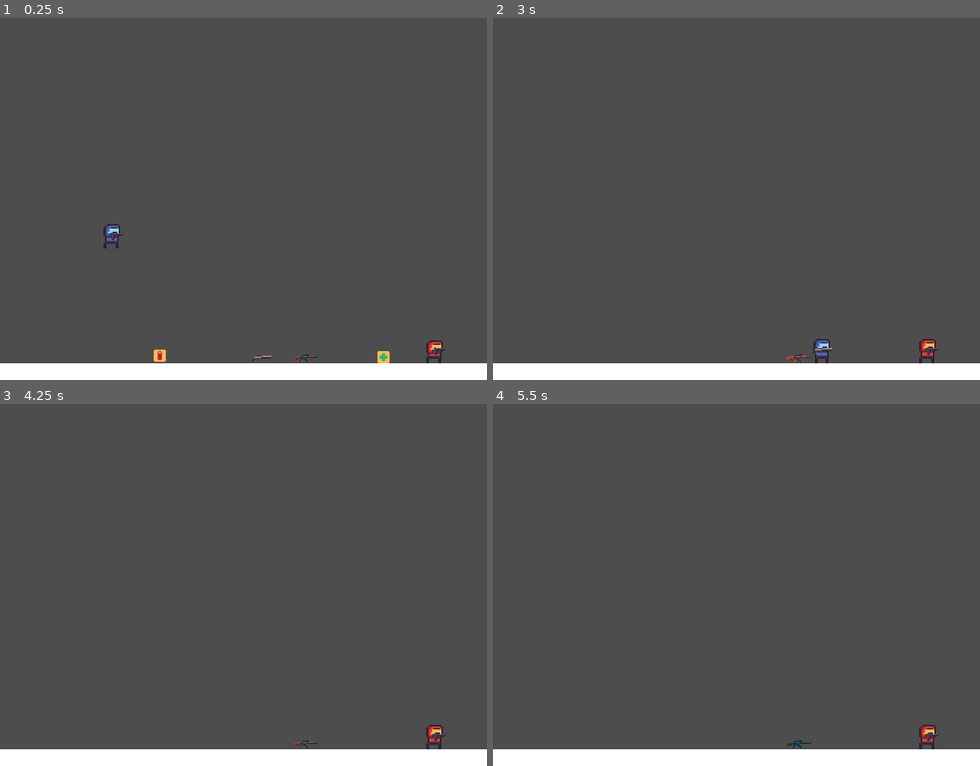
Above: before the commit, frames 1-4 (two rows, left to right).
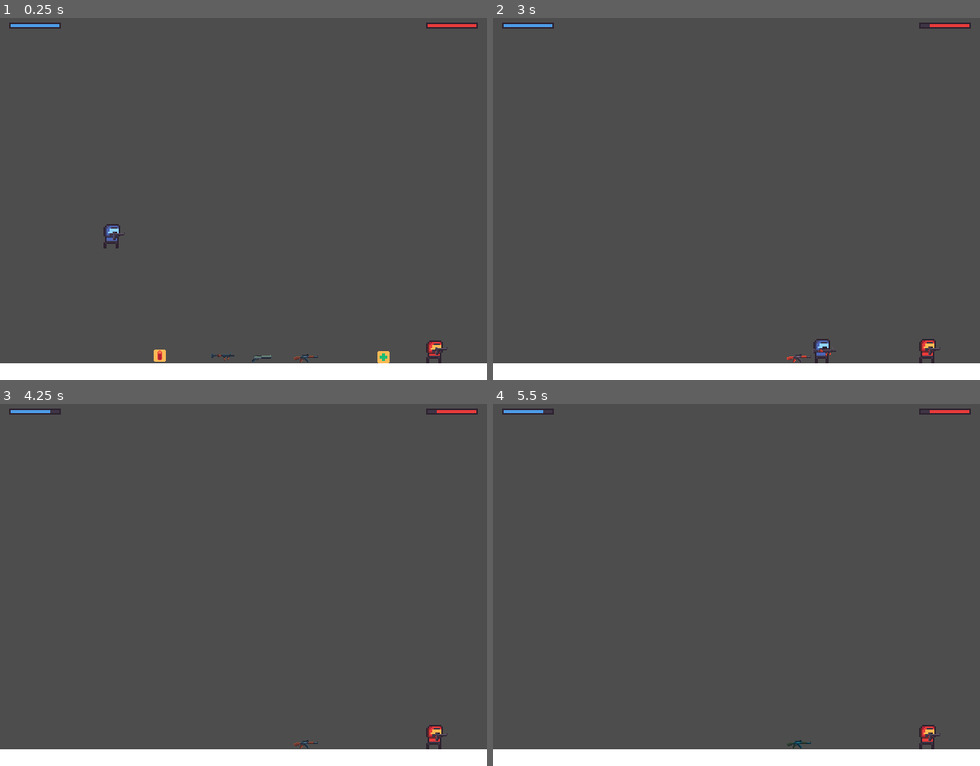
Above: after the commit, the same moments.

Repository: dm1nh/gunbattle
Game: Godot game, scene res://scenes/main.tscn
Two runs of this game, one before a commit and one after it. Both use one fixed random seed, a clock stepped at 60 frames per second and the inputs below.
Inputs:
- Up to frame 1 (0.25 s): no input
- Up to frame 2 (3 s): hold D (b_right) 0.53-2.03 s; tap F (b_fire) at 0.6 s; tap W (b_jump) at 0.77, 1.52 s; tap S (b_get_box) at 1.35 s; hold A (b_left) 2.03-2.78 s; tap H (b_swap_weapon) at 2.1 s; hold D (b_right) from 2.78 s (still down); tap G (b_throw_grenade) at 2.85 s
- Up to frame 3 (4.25 s): keep holding D (b_right); tap W (b_jump) at 3.02, 3.77 s; tap / (r_fire) at 3.6 s
- Up to frame 4 (5.5 s): tap Enter at 4.25 s; release D (b_right) at 4.28 s; hold A (b_left) 4.28-5.03 s; tap Down (r_get_box) at 4.35 s; tap W (b_jump) at 4.52 s; hold D (b_right) from 5.03 s (still down); tap , (r_swap_weapon) at 5.1 s

The runs differ from the first frame. In frame 1, 0.4% of the frame differs, in the area x 1-99%, y 1-96%; in frame 2, 0.4%; in frame 3, 0.3%; in frame 4, 0.3%.

Commit message:
feat: show health bars

Diff:
--- a/globals/globals.gd
+++ b/globals/globals.gd
@@ -1,4 +1,7 @@
 extends Node
+
+signal blue_health_change
+signal red_health_change
 
 const MAX_HP: int = 100
 
@@ -7,12 +10,14 @@
 		return blue_health
 	set(value):
 		blue_health = clamp(value, 0, MAX_HP)
+		blue_health_change.emit()
 
 var red_health: int = MAX_HP:
 	get:
 		return red_health
 	set(value):
 		red_health = clamp(value, 0, MAX_HP)
+		red_health_change.emit()
 
 const MAX_GRENADES: int = 3
 
--- a/scenes/boxes/weapons/weapon_box.tscn
+++ b/scenes/boxes/weapons/weapon_box.tscn
@@ -36,6 +36,7 @@
 libraries = {
 "": SubResource("AnimationLibrary_7533v")
 }
+autoplay = "breathing"
 
 [connection signal="body_entered" from="." to="." method="_on_body_entered"]
 [connection signal="body_exited" from="." to="." method="_on_body_exited"]
--- /dev/null
+++ b/scenes/interfaces.gd
@@ -0,0 +1,13 @@
+extends CanvasLayer
+
+func _ready():
+	Globals.connect("blue_health_change", _on_blue_health_change)
+	Globals.connect("red_health_change", _on_red_health_change)
+	_on_blue_health_change()
+	_on_red_health_change()
+
+func _on_blue_health_change():
+	$PlayerBlueHealthBar.value = Globals.blue_health
+
+func _on_red_health_change():
+	$PlayerRedHealthBar.value = Globals.red_health
--- /dev/null
+++ b/scenes/interfaces.tscn
@@ -0,0 +1,39 @@
+[gd_scene load_steps=6 format=3 uid="uid://cj1a83nppu01t"]
+
+[ext_resource type="Texture2D" uid="uid://ui0codmdh52m" path="res://graphics/interfaces/bar_under.png" id="1_igojt"]
+[ext_resource type="Script" path="res://scenes/interfaces.gd" id="1_sw04l"]
+[ext_resource type="Texture2D" uid="uid://b6bmcs5bu3uxr" path="res://graphics/interfaces/bar_over.png" id="2_c5q88"]
+[ext_resource type="Texture2D" uid="uid://bmb7jshutnc4" path="res://graphics/interfaces/blue_bar.png" id="3_qqrj7"]
+[ext_resource type="Texture2D" uid="uid://27t8aryan4vr" path="res://graphics/interfaces/red_bar.png" id="4_ofsow"]
+
+[node name="Interfaces" type="CanvasLayer"]
+script = ExtResource("1_sw04l")
+
+[node name="PlayerBlueHealthBar" type="TextureProgressBar" parent="."]
+anchors_preset = -1
+anchor_left = 0.02
+anchor_top = 0.02
+anchor_right = 0.02
+anchor_bottom = 0.02
+offset_right = 34.0
+offset_bottom = 4.0
+value = 80.0
+texture_under = ExtResource("1_igojt")
+texture_over = ExtResource("2_c5q88")
+texture_progress = ExtResource("3_qqrj7")
+
+[node name="PlayerRedHealthBar" type="TextureProgressBar" parent="."]
+anchors_preset = -1
+anchor_left = 1.0
+anchor_top = 0.02
+anchor_right = 1.0
+anchor_bottom = 0.02
+offset_left = -40.0
+offset_right = -6.0
+offset_bottom = 4.0
+grow_horizontal = 0
+value = 50.0
+fill_mode = 1
+texture_under = ExtResource("1_igojt")
+texture_over = ExtResource("2_c5q88")
+texture_progress = ExtResource("4_ofsow")
--- a/scenes/main.tscn
+++ b/scenes/main.tscn
@@ -7,6 +7,8 @@
 [ext_resource type="PackedScene" uid="uid://bo71ys4cs71bu" path="res://scenes/boxes/items/ammo_box.tscn" id="5_utvd4"]
 [ext_resource type="PackedScene" uid="uid://b0avhbrnehd15" path="res://scenes/players/player_red.tscn" id="6_kmjfw"]
 [ext_resource type="PackedScene" uid="uid://bg61vum38lcl0" path="res://scenes/boxes/weapons/shotgun_box.tscn" id="7_jcs4k"]
+[ext_resource type="PackedScene" uid="uid://cj1a83nppu01t" path="res://scenes/interfaces.tscn" id="8_l62rt"]
+[ext_resource type="PackedScene" uid="uid://bh0l3wmsigd5y" path="res://scenes/boxes/weapons/rocket_launcher_box.tscn" id="9_8oh6j"]
 
 [sub_resource type="RectangleShape2D" id="RectangleShape2D_pugtf"]
 size = Vector2(480, 11)
@@ -55,3 +57,8 @@
 
 [node name="ShotgunBox" parent="." instance=ExtResource("7_jcs4k")]
 position = Vector2(172, 226)
+
+[node name="Interfaces" parent="." instance=ExtResource("8_l62rt")]
+
+[node name="RocketLauncherBox" parent="." instance=ExtResource("9_8oh6j")]
+position = Vector2(146, 224)
--- a/scenes/players/player.gd
+++ b/scenes/players/player.gd
@@ -9,6 +9,17 @@
 var state: PlayerState = PlayerState.Idle
 var jump_count: int = 0
 var direction: Vector2 = Vector2.RIGHT
+
+var hp: int = Globals.blue_health:
+	get:
+		return Globals.blue_health if name == "PlayerBlue" else Globals.red_health
+	set(value):
+		var points = clamp(value, 0, Globals.MAX_HP)
+		hp = points
+		if name == "PlayerBlue":
+			Globals.blue_health = points
+		else:
+			Globals.red_health = points
 
 var primary_weapon: Type.Weapon = Type.Weapon.None
 var secondary_weapon: Type.Weapon = Type.Weapon.Handgun
@@ -55,6 +66,7 @@
 		velocity.x = movement_direction * SPEED
 		$Sprite2D.flip_h = movement_direction < 0
 		$Weapon.scale.x = direction.x
+		$Weapon.z_index = -1 if movement_direction < 0 else 1
 	else:
 		state = PlayerState.Idle
 		velocity.x = move_toward(velocity.x, 0, SPEED) # make the players face the current direction
@@ -108,12 +120,12 @@
 
 func get_item(type: Type.Item, amount: int):
 	if type == Type.Item.Health:
-		print("healing")
+		hp += amount
 	elif type == Type.Item.Ammo:
 		print("get more ammo")
 
 func hit(damage: int):
-	print("hp minus ", damage)
+	hp -= damage
 
 func _on_wait_get_weapon_box(box: Area2D, weapon: Type.Weapon, primary: bool):
 	if Input.is_action_just_pressed(get_box_input):
--- /dev/null
+++ b/scenes/projecttiles/rocket.gd
@@ -0,0 +1,4 @@
+extends Projecttile
+
+func _ready():
+	speed = 200
--- a/scenes/projecttiles/rocket.tscn
+++ b/scenes/projecttiles/rocket.tscn
@@ -1,7 +1,8 @@
-[gd_scene load_steps=6 format=3 uid="uid://c8l6d0pi5bw44"]
+[gd_scene load_steps=7 format=3 uid="uid://c8l6d0pi5bw44"]
 
 [ext_resource type="PackedScene" uid="uid://deqhfmnxmc7j0" path="res://scenes/projecttiles/projecttile.tscn" id="1_51d7r"]
 [ext_resource type="Texture2D" uid="uid://chffo4f700b8g" path="res://graphics/projecttiles/rocket.png" id="2_arslx"]
+[ext_resource type="Script" path="res://scenes/projecttiles/rocket.gd" id="2_vs5gd"]
 [ext_resource type="Texture2D" uid="uid://dvue6slysgusv" path="res://graphics/projecttiles/particles/circle.png" id="3_tu0ue"]
 
 [sub_resource type="CapsuleShape2D" id="CapsuleShape2D_dslxy"]
@@ -13,23 +14,25 @@
 emission_shape = 1
 emission_sphere_radius = 2.0
 gravity = Vector3(-50, 0, 0)
-scale_min = 0.2
-scale_max = 0.5
+scale_min = 0.4
+scale_max = 0.8
 
 [node name="Rocket" instance=ExtResource("1_51d7r")]
+script = ExtResource("2_vs5gd")
 
 [node name="Sprite2D" parent="." index="0"]
+position = Vector2(4, 0)
 scale = Vector2(0.5, 0.5)
 texture = ExtResource("2_arslx")
 
 [node name="CollisionShape2D" parent="." index="1"]
-position = Vector2(1, 0)
+position = Vector2(5, 0)
 rotation = 1.5708
 shape = SubResource("CapsuleShape2D_dslxy")
 
 [node name="GPUParticles2D" type="GPUParticles2D" parent="." index="2"]
 modulate = Color(1, 1, 0.498039, 1)
-position = Vector2(-4, 0)
-amount = 6
+position = Vector2(-1, 0)
+amount = 16
 process_material = SubResource("ParticleProcessMaterial_2rvs7")
 texture = ExtResource("3_tu0ue")
--- a/scenes/weapons/ak.tscn
+++ b/scenes/weapons/ak.tscn
@@ -8,8 +8,9 @@
 script = ExtResource("2_uxaco")
 
 [node name="Sprite2D" parent="." index="0"]
+position = Vector2(2, 0)
 scale = Vector2(0.5, 0.5)
 texture = ExtResource("2_44bcv")
 
 [node name="Marker2D" parent="." index="1"]
-position = Vector2(10, -1)
+position = Vector2(12, -1)
--- a/scenes/weapons/crossbow.tscn
+++ b/scenes/weapons/crossbow.tscn
@@ -12,4 +12,4 @@
 texture = ExtResource("2_ja6kx")
 
 [node name="Marker2D" parent="." index="1"]
-position = Vector2(10, 0)
+position = Vector2(11, 0)
--- a/scenes/weapons/handgun.tscn
+++ b/scenes/weapons/handgun.tscn
@@ -8,9 +8,9 @@
 script = ExtResource("2_5aea5")
 
 [node name="Sprite2D" parent="." index="0"]
-position = Vector2(3, 0)
+position = Vector2(4, 0)
 scale = Vector2(0.5, 0.5)
 texture = ExtResource("2_i3spx")
 
 [node name="Marker2D" parent="." index="1"]
-position = Vector2(9, -1)
+position = Vector2(11, -1)
--- a/scenes/weapons/rocket_launcher.tscn
+++ b/scenes/weapons/rocket_launcher.tscn
@@ -8,8 +8,9 @@
 script = ExtResource("2_jbhnc")
 
 [node name="Sprite2D" parent="." index="0"]
+position = Vector2(1, 0)
 scale = Vector2(0.5, 0.5)
 texture = ExtResource("2_n86ym")
 
 [node name="Marker2D" parent="." index="1"]
-position = Vector2(10, 0)
+position = Vector2(13, 0)
--- a/scenes/weapons/shotgun.tscn
+++ b/scenes/weapons/shotgun.tscn
@@ -8,8 +8,9 @@
 script = ExtResource("2_8fhqb")
 
 [node name="Sprite2D" parent="." index="0"]
+position = Vector2(4, 0)
 scale = Vector2(0.5, 0.5)
 texture = ExtResource("2_at2nc")
 
 [node name="Marker2D" parent="." index="1"]
-position = Vector2(9, -1)
+position = Vector2(14, -1)
Binary file added: graphics/interfaces/bar_over.aseprite
Binary file added: graphics/interfaces/bar_over.png
Not shown, added: graphics/interfaces/bar_over.png.import
Binary file added: graphics/interfaces/bar_under.aseprite
Binary file added: graphics/interfaces/bar_under.png
Not shown, added: graphics/interfaces/bar_under.png.import
Binary file added: graphics/interfaces/blue_bar.aseprite
Binary file added: graphics/interfaces/blue_bar.png
Not shown, added: graphics/interfaces/blue_bar.png.import
Binary file added: graphics/interfaces/red_bar.aseprite
Binary file added: graphics/interfaces/red_bar.png
Not shown, added: graphics/interfaces/red_bar.png.import
(and 1 more such lines)
